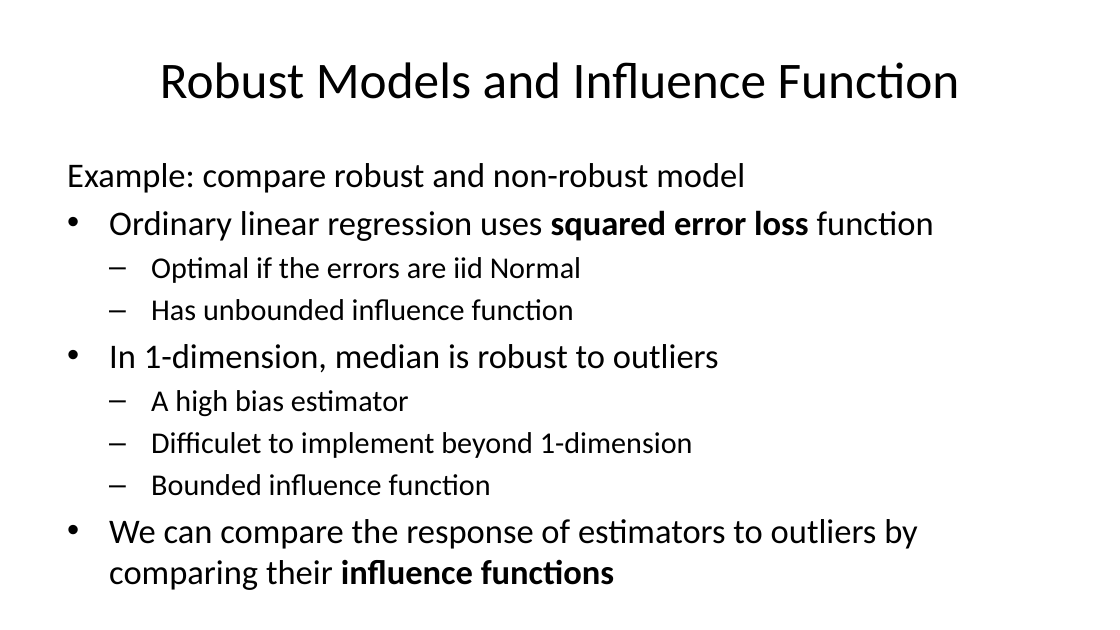
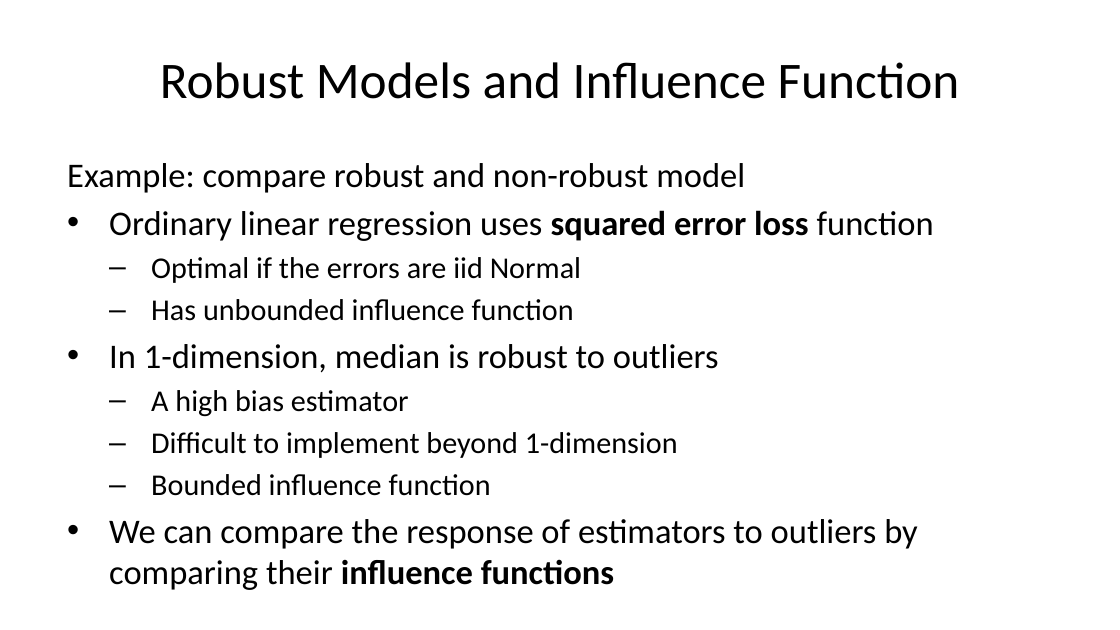
Before and after one commit to StephenElston/CSCI-E-83, a slide deck: slide 44 of LectureSlides/10b_ModelsFor OutliersAndOverdispersion.pptx. Drawn at 1120x630 pixels with LibreOffice and Linux fonts; fonts in the diff are those of the drawing. Boxes give left, top, right and bottom in pixels: in the first picture for what was removed or moved away, otherwise in the second. Text is boxed around its words. In the diff, an @@ line names an element or a change of style, - is before the commit and + after.

```diff
--- a/LectureSlides/10b_ModelsFor OutliersAndOverdispersion.pptx
+++ b/LectureSlides/10b_ModelsFor OutliersAndOverdispersion.pptx
@@ text at (151,432,678,458): text changed @@
-  – Difficulet to implement beyond 1-dimension
+  – Difficult to implement beyond 1-dimension
```
Also in this commit, not shown: 6 other slides changed.
